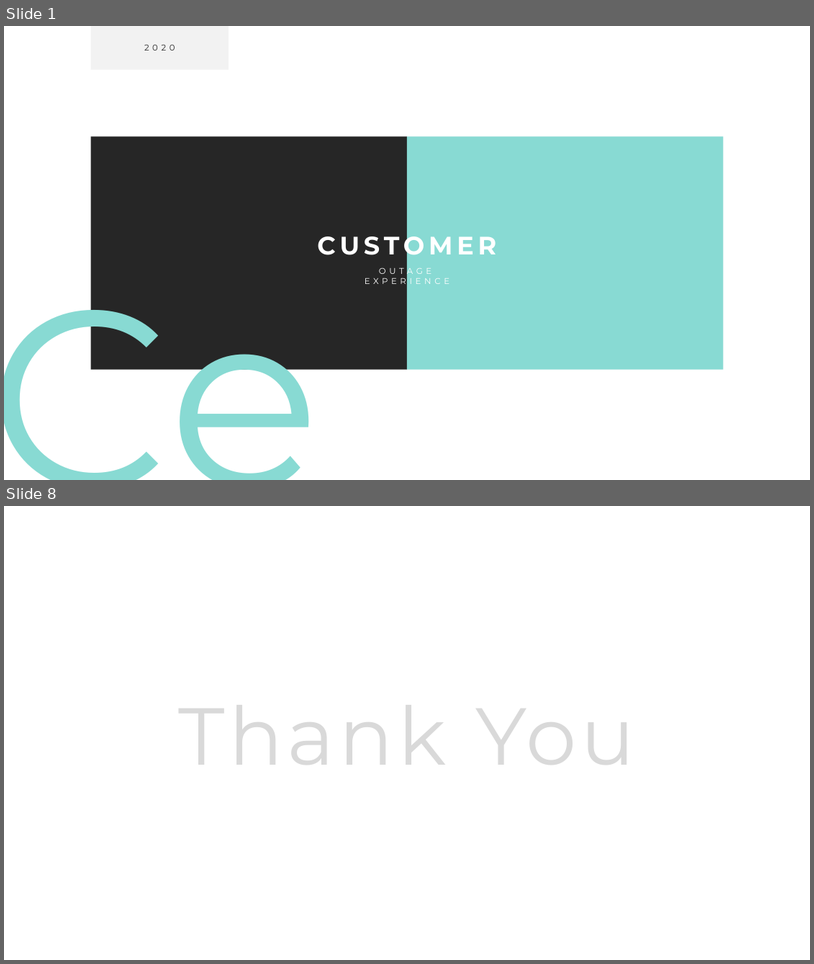
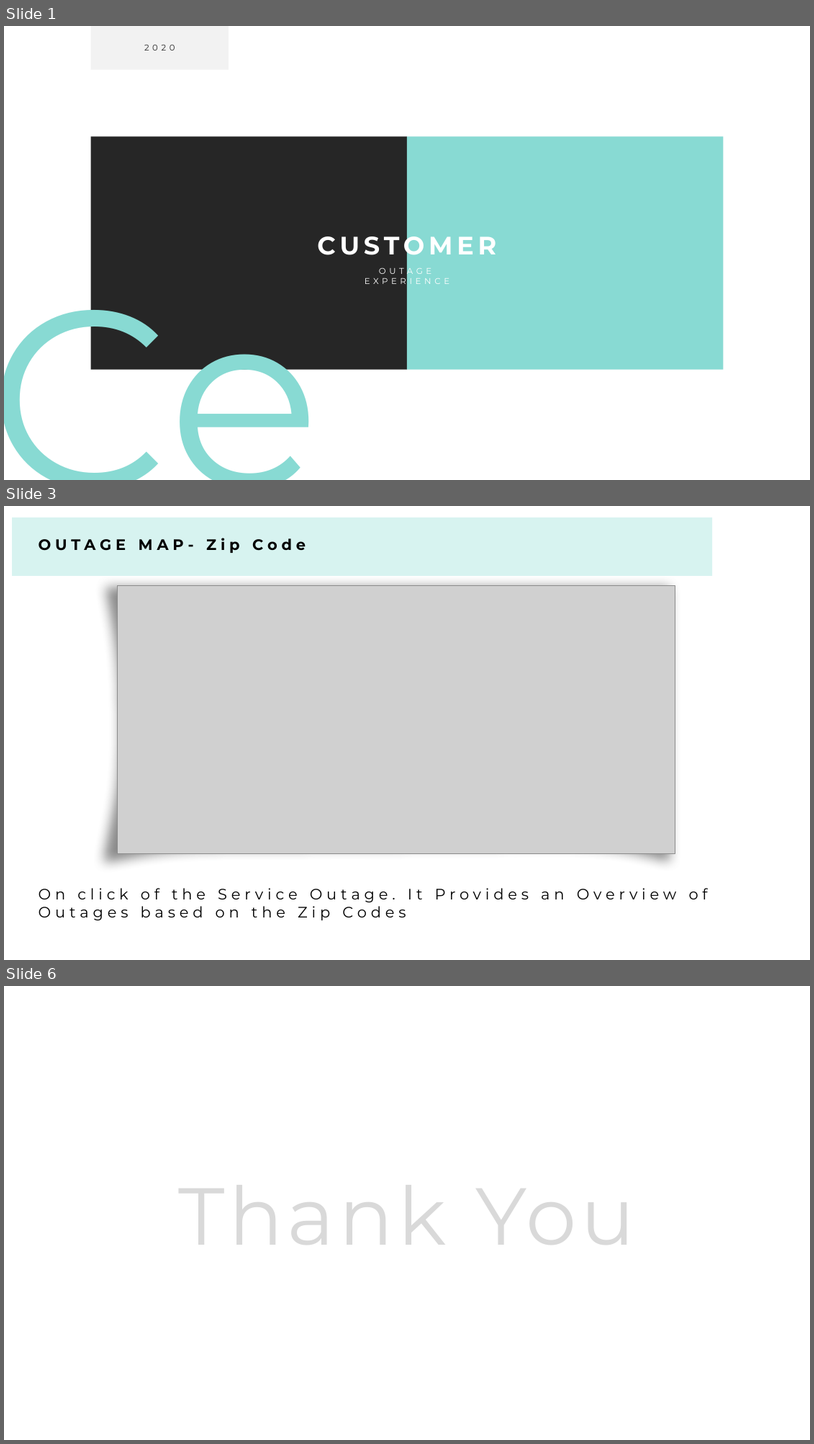
Before and after one commit to ntnnitinkr/projects, a slide deck: outagesExperience/Screenshots/Customer_Experience.pptx. Shown one above the other, each under a label of ours: slides 1 and 8 before the commit, slides 1, 3 and 6 after it; the slides between them are not shown. The pictures are 814x964 and 814x1444 pixels, drawn with LibreOffice and Linux fonts; fonts in the diff are those of the drawing; grey boxes stand for pictures. Boxes give left, top, right and bottom in pixels: in the first picture for what was removed or moved away, otherwise in the second. Text is boxed around its words. In the diff, an @@ line names an element or a change of style, - is before the commit and + after.

```diff
--- a/outagesExperience/Screenshots/Customer_Experience.pptx
+++ b/outagesExperience/Screenshots/Customer_Experience.pptx
@@ slide 3 added at (4, 506, 810, 960), background #FFFFFF @@
@@ rectangle added at (12, 518, 712, 576), fill #D7F3F0 @@
@@ text added at (39, 538, 306, 553), 18 pt, text #000000, bold @@
+OUTAGE MAP- Zip Code
@@ freeform shape added at (91, 576, 682, 875), fill #595959 at 70% opacity, outline #0F85AE 1 pt @@
@@ picture added at (117, 585, 676, 853) @@
@@ text added at (39, 888, 708, 920), 18 pt, text #000000 @@
+On click of the Service Outage. It Provides an Overview of Outages based on the Zip Codes
@@ what was slide 8 is now slide 6 @@
```
Also in this commit, not shown: 1 slide changed, 2 other slides added, 5 slides removed, 5 other files.
